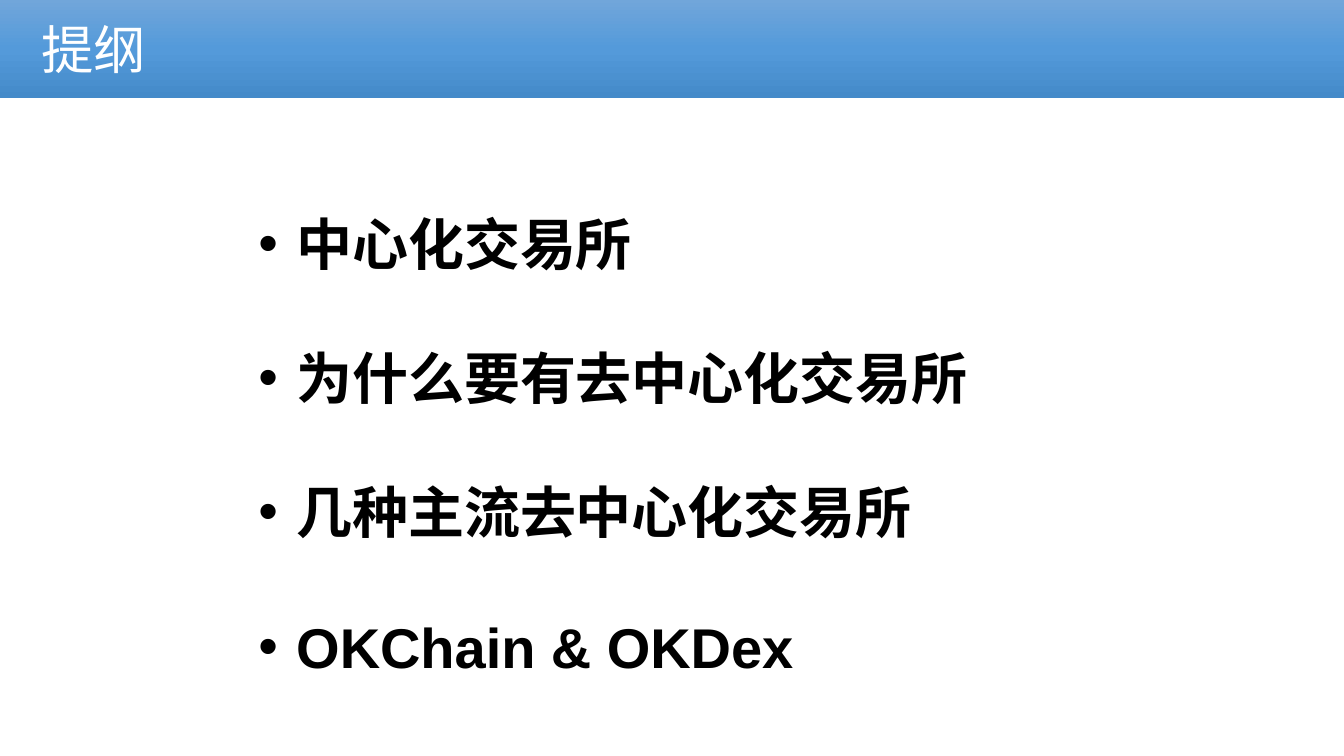
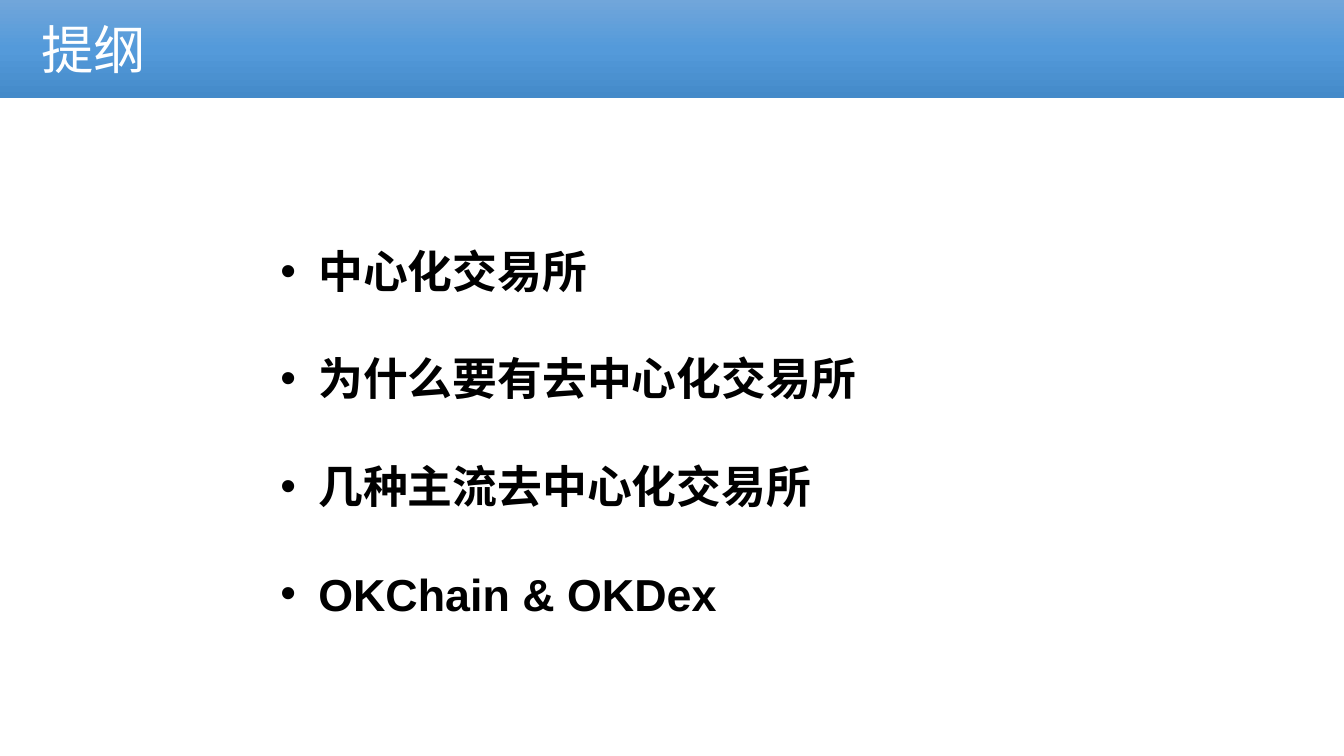
Before and after one commit to cmdpos/gaia, a slide deck: slide 2 of ppt/blockchain-dex.pptx. Drawn at 1344x756 pixels with LibreOffice and Linux fonts; fonts in the diff are those of the drawing; background and template pictures are left out. Boxes give left, top, right and bottom in pixels: in the first picture for what was removed or moved away, otherwise in the second. Text is boxed around its words. In the diff, an @@ line names an element or a change of style, - is before the commit and + after.

Commit message:
upd

```diff
--- a/ppt/blockchain-dex.pptx
+++ b/ppt/blockchain-dex.pptx
@@ text "中心化交易所": place and size @@
-text "中心化交易所" at (296,217,967,669)
+text "中心化交易所" at (318,249,856,612)
@@ text "中心化交易所" at (318,249,856,612): size 40 to 32 pt @@
```
Also in this commit, not shown: 5 slides added, 1 slide removed.
